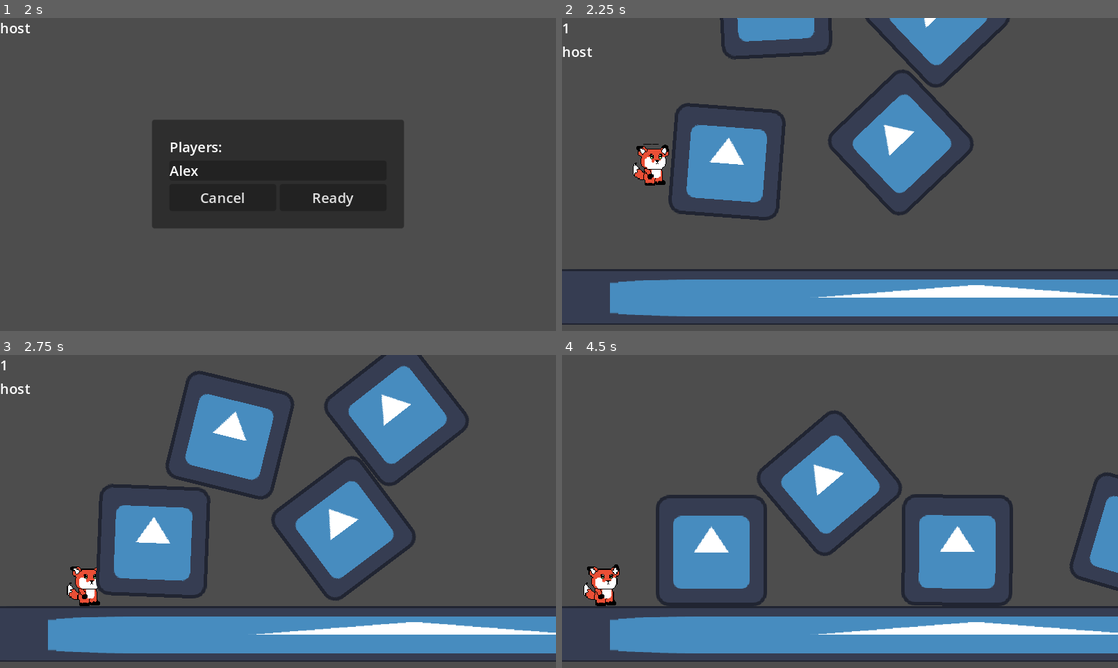
Above: before the commit, frames 1-4 (two rows, left to right).
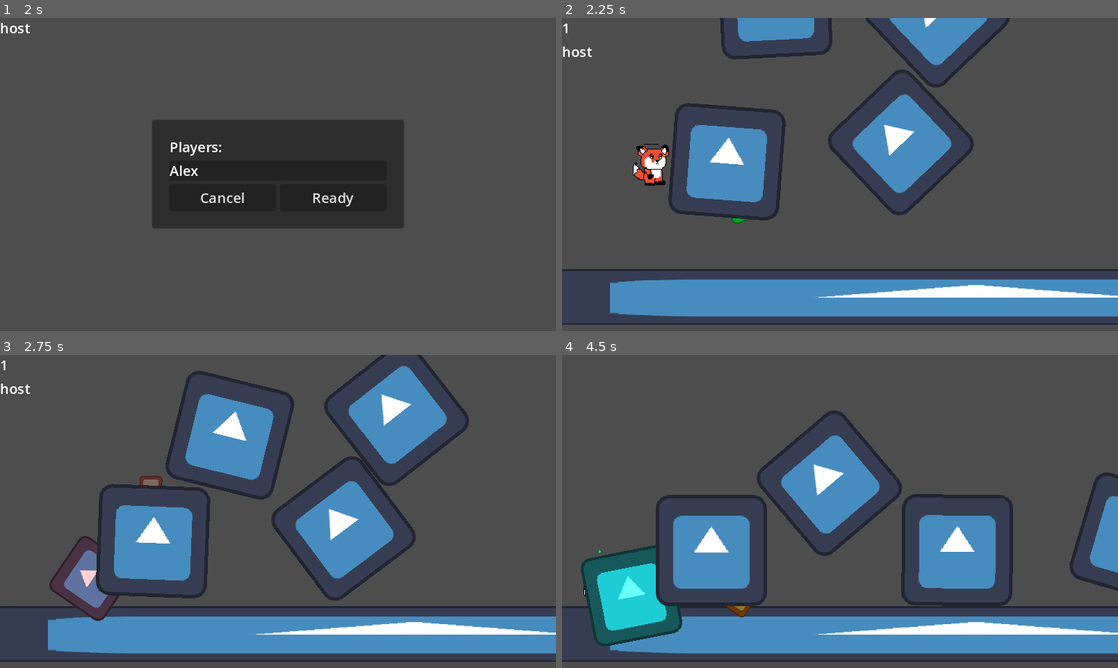
Above: after the commit, the same moments.

Repository: elixs/puntito
Game: Godot game, scene res://scenes/lobby.tscn
Two runs of this game, one before a commit and one after it. Both use one fixed random seed, a clock stepped at 60 frames per second and the inputs below. The engine's default icon, where the game draws it, is replaced by a stand-in: a white triangle on a blue panel in a dark square.
Inputs (mouse positions are in pixels of both pictures, inside the frame that each line leads up to):
- Up to frame 1 (2 s): click (278, 143) at 0.52 s; type "Alex" at 0.6 s; click "Host" at 1.25 s
- Up to frame 2 (2.25 s): click "Ready" at 2 s
- Up to frame 3 (2.75 s): no input
- Up to frame 4 (4.5 s): hold D (move_right) 2.78-4.28 s; tap Space (jump) at 3.02, 3.77 s; hold A (move_left) from 4.28 s (still down)

Frame 1 is identical in both runs. In frame 2, less than 0.1% of the frame differs, in the area x 30-34%, y 63-66%; in frame 3, 1.7%; in frame 4, 4.1%, in the area x 3-35%, y 60-94%.
Error in both runs: Cannot call method 'get_unique_id' on a null value. (res://scenes/lobby.gd:120)

Commit message:
particles

Diff:
--- a/scenes/player.gd
+++ b/scenes/player.gd
@@ -5,6 +5,11 @@
 const JUMP_VELOCITY = -300.0
 const GRAVITY = 500
 const ACCELERATION = 4000
+
+var meh = 5 :
+	set(value):
+		meh = lerp(value, meh, 0.5)
+		prints("meh", meh)
 
 
 func init(id):
@@ -15,6 +20,8 @@
 func _ready():
 	Debug.print(name)
 	set_multiplayer_authority(name.to_int())
+
+	meh = 10
 
 
 func _physics_process(delta) -> void:
--- a/scenes/player.tscn
+++ b/scenes/player.tscn
@@ -1,7 +1,8 @@
-[gd_scene load_steps=5 format=3 uid="uid://d0fkfta4y2fwb"]
+[gd_scene load_steps=8 format=3 uid="uid://d0fkfta4y2fwb"]
 
 [ext_resource type="Script" path="res://scenes/player.gd" id="1_70sgl"]
 [ext_resource type="Texture2D" uid="uid://cg4jbdyiluftr" path="res://assets/foxyspritesheet.png" id="1_cw6ci"]
+[ext_resource type="Texture2D" uid="uid://cydypm22qjf02" path="res://icon.svg" id="3_3lf41"]
 
 [sub_resource type="CapsuleShape2D" id="CapsuleShape2D_x0kwo"]
 radius = 8.0
@@ -11,6 +12,15 @@
 properties/0/path = NodePath(".:position")
 properties/0/spawn = true
 properties/0/sync = true
+
+[sub_resource type="Curve" id="Curve_0wlsj"]
+_data = [Vector2(0, 0.869919), 0.0, -7.60576, 0, 0, Vector2(0.505204, 0), -1.19823, 0.0, 0, 0]
+point_count = 2
+
+[sub_resource type="Curve" id="Curve_brkue"]
+min_value = -1.0
+_data = [Vector2(0.291332, -0.378048), 0.0, 0.0, 0, 0, Vector2(0.523682, 1), 0.0, 0.0, 0, 0]
+point_count = 2
 
 [node name="Player" type="CharacterBody2D"]
 script = ExtResource("1_70sgl")
@@ -28,3 +38,20 @@
 [node name="MultiplayerSynchronizer" type="MultiplayerSynchronizer" parent="."]
 replication_interval = 1.0
 replication_config = SubResource("SceneReplicationConfig_cqqbk")
+
+[node name="CPUParticles2D" type="CPUParticles2D" parent="."]
+amount = 10
+lifetime = 2.0
+local_coords = true
+texture = ExtResource("3_3lf41")
+emission_shape = 1
+emission_sphere_radius = 100.0
+gravity = Vector2(0, 245)
+initial_velocity_min = 100.0
+initial_velocity_max = 1000.0
+angular_velocity_min = 667.56
+angular_velocity_max = 667.56
+scale_amount_curve = SubResource("Curve_0wlsj")
+hue_variation_min = -1.0
+hue_variation_max = 1.0
+hue_variation_curve = SubResource("Curve_brkue")
